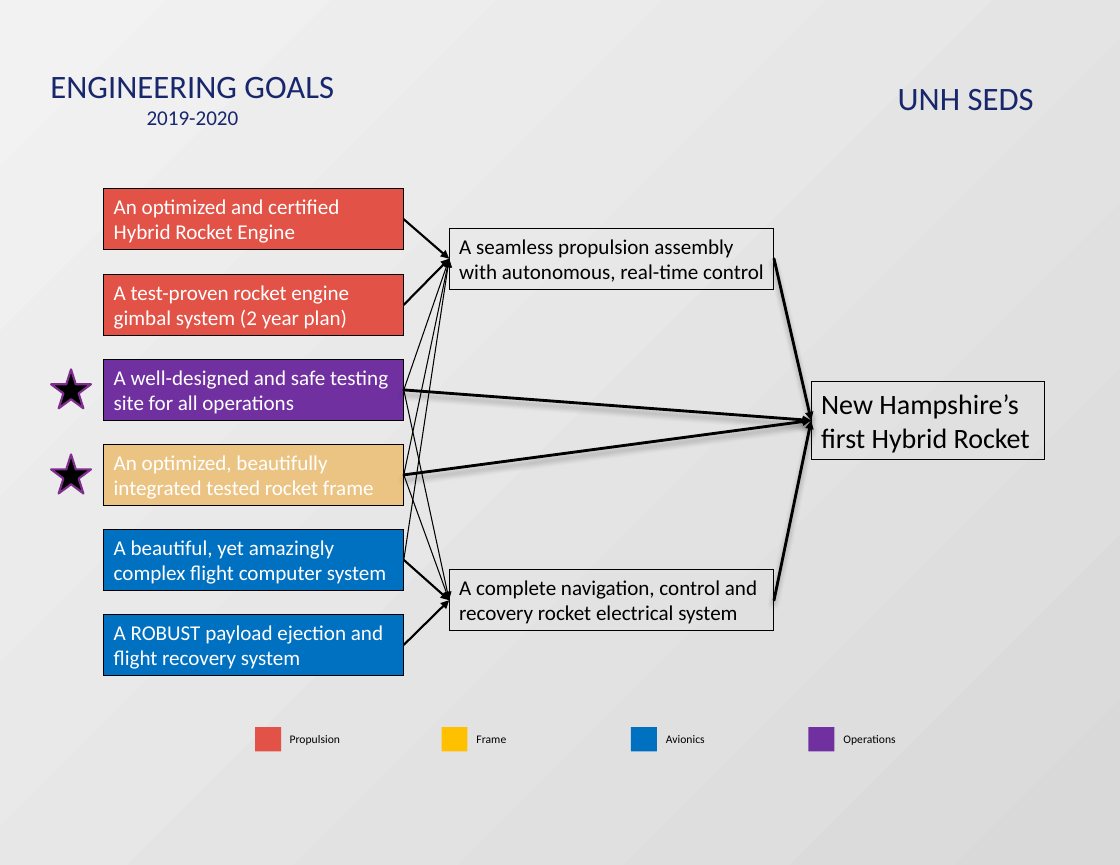
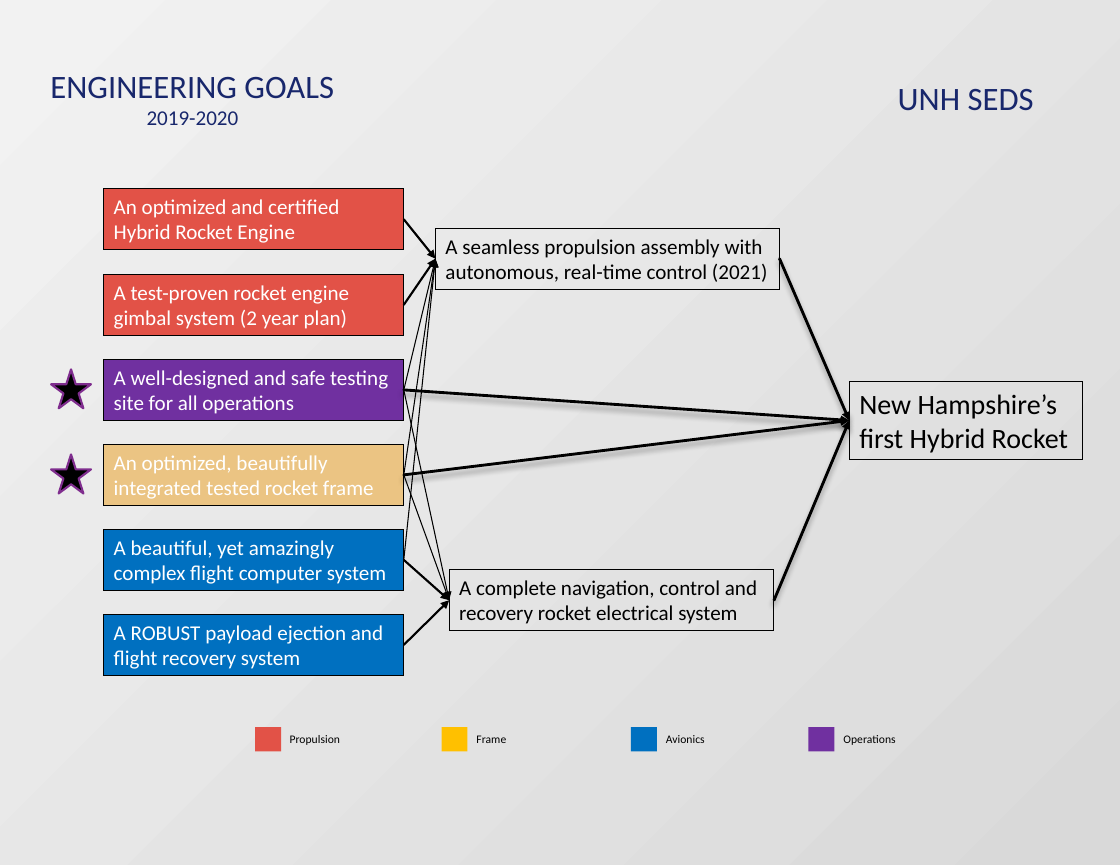
Before and after one commit to Maeswoon/UNHSEDS, a slide deck: slide 2 of Engineering/2019-2020/Engineering Management/Engineering Organization Chart.pptx (slide 3 before the commit). Drawn at 1120x865 pixels with LibreOffice and Linux fonts; fonts in the diff are those of the drawing; background and template pictures are left out. Boxes give left, top, right and bottom in pixels: in the first picture for what was removed or moved away, otherwise in the second. Text is boxed around its words. In the diff, an @@ line names an element or a change of style, - is before the commit and + after.

```diff
--- a/Engineering/2019-2020/Engineering Management/Engineering Organization Chart.pptx
+++ b/Engineering/2019-2020/Engineering Management/Engineering Organization Chart.pptx
@@ arrow moved from (404, 220) - (449, 259) to (404, 220) - (436, 259) @@
@@ rectangle "A seamless propulsion assembly with ...": place and size @@
-rectangle "A seamless propulsion assembly with ..." at <box>449,228,774,289</box>
+rectangle "A seamless propulsion assembly with ..." at <box>436,228,780,289</box>
@@ text in rectangle at <box>445,239,767,282</box>: text changed @@
-A seamless propulsion assembly with autonomous, real-time control
+A seamless propulsion assembly with autonomous, real-time control (2021)
@@ arrow moved from (404, 560) - (449, 259) to (404, 560) - (436, 259) @@
@@ arrow moved from (404, 475) - (449, 259) to (404, 475) - (436, 259) @@
@@ arrow moved from (404, 390) - (449, 259) to (404, 390) - (436, 259) @@
@@ arrow moved from (404, 305) - (449, 259) to (404, 305) - (436, 259) @@
@@ arrow moved from (774, 259) - (811, 421) to (780, 259) - (849, 421) @@
@@ rectangle "New Hampshire’s first Hybrid Rocket": place and size @@
-rectangle "New Hampshire’s first Hybrid Rocket" at <box>811,382,1045,460</box>
+rectangle "New Hampshire’s first Hybrid Rocket" at <box>849,382,1082,460</box>
@@ arrow moved from (404, 390) - (811, 421) to (404, 390) - (849, 421) @@
@@ arrow moved from (404, 475) - (811, 421) to (404, 475) - (849, 421) @@
@@ arrow moved from (774, 601) - (811, 421) to (774, 601) - (849, 421) @@
```
Also in this commit, not shown: 2 other slides changed, 1 slide added.
